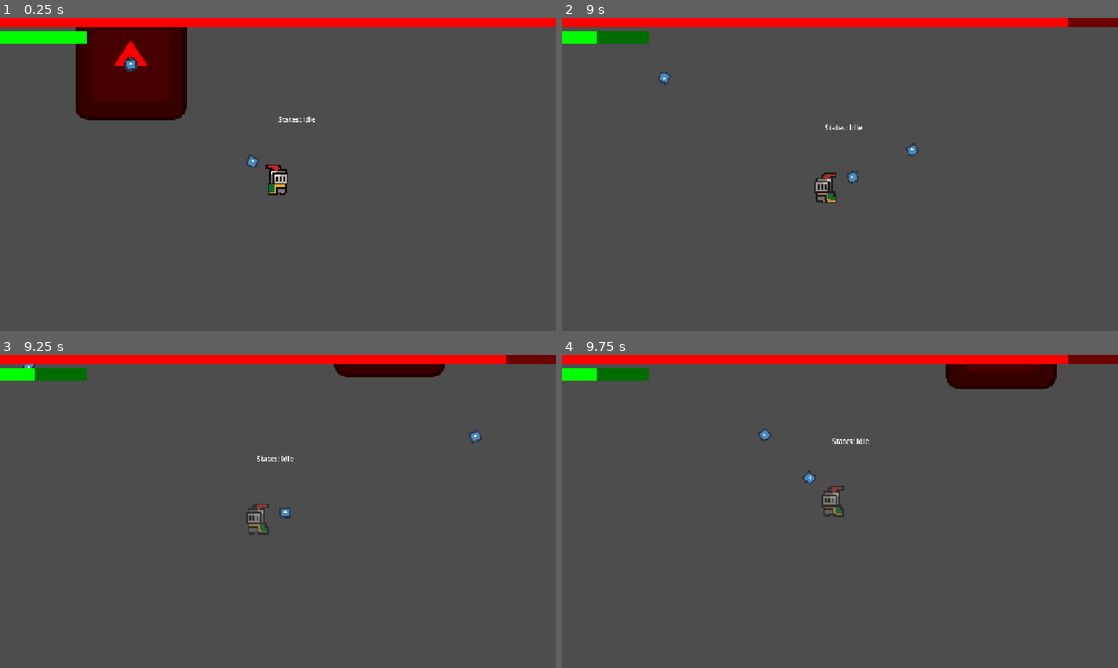
Above: before the commit, frames 1-4 (two rows, left to right).
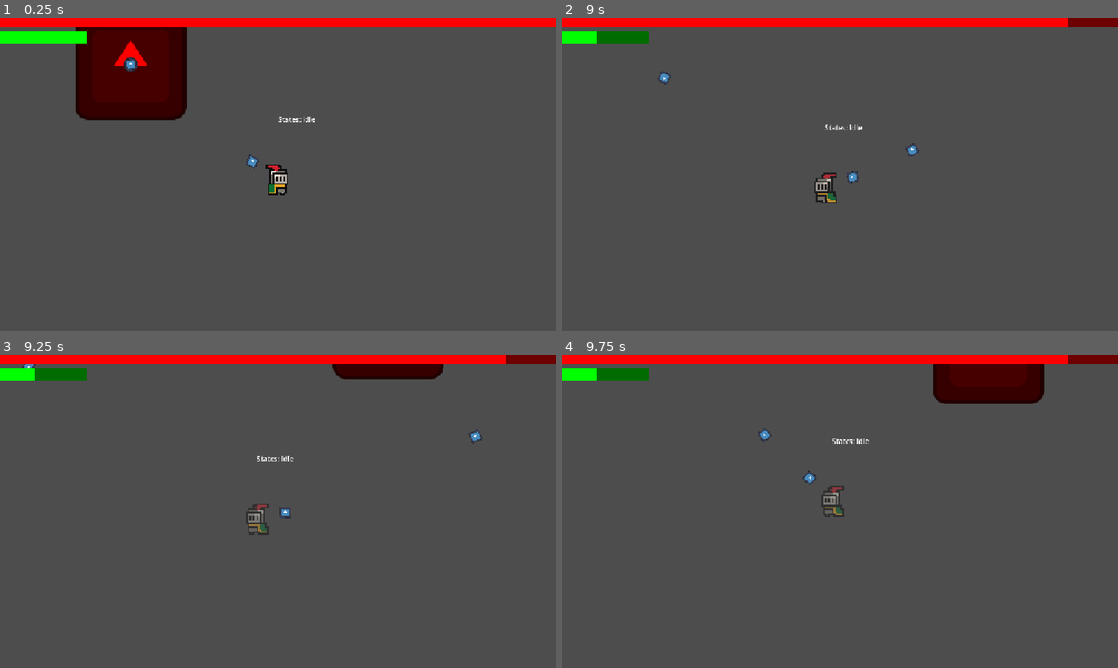
Above: after the commit, the same moments.

Repository: andyhi93/godot-FSM-boss-template
Game: Godot game, scene res://Scenes/Main.tscn
The game is run twice, just before and just after one commit, with the same random seed, the same clock (stepped at 60 frames per second) and the same inputs. The engine's default icon, where the game draws it, is replaced by a stand-in: a white triangle on a blue panel in a dark square.
Inputs (mouse positions are in pixels of both pictures, inside the frame that each line leads up to):
- Up to frame 1 (0.25 s): no input
- Up to frame 2 (9 s): move the mouse to (812, 237) at 0.52 s; press the mouse at (812, 237) at 0.53 s; hold W (move_up) 0.53-2.03 s; move the mouse to (1006, 221) at 1.27 s; release the mouse at (1006, 221) at 1.28 s; click (1006, 221) at 1.35 s; move the mouse to (673, 127) at 2.02 s; press the mouse at (673, 127) at 2.03 s; hold A (move_left) 2.03-3.53 s; move the mouse to (867, 174) at 2.77 s; release the mouse at (867, 174) at 2.78 s; click (867, 174) at 2.85 s; move the mouse to (756, 96) at 3.52 s; press the mouse at (756, 96) at 3.53 s; hold S (move_down) 3.53-4.28 s; move the mouse to (962, 158) at 4.27 s; release the mouse at (962, 158) at 4.28 s; hold D (move_right) 4.28-5.03 s; click (962, 158) at 4.35 s; move the mouse to (728, 190) at 5.02 s; press the mouse at (728, 190) at 5.03 s; hold W (move_up) 5.03-5.78 s; move the mouse to (895, 105) at 5.77 s; release the mouse at (895, 105) at 5.78 s; hold D (move_right) 5.78-8.03 s; click (895, 105) at 5.85 s; move the mouse to (812, 237) at 6.52 s; press the mouse at (812, 237) at 6.53 s; tap Enter at 7.25 s; move the mouse to (1006, 221) at 7.27 s; release the mouse at (1006, 221) at 7.28 s; click (1006, 221) at 7.35 s; move the mouse to (673, 127) at 8.02 s; press the mouse at (673, 127) at 8.03 s; hold S (move_down) 8.03-8.78 s; move the mouse to (867, 174) at 8.77 s; release the mouse at (867, 174) at 8.78 s; hold A (move_left) from 8.78 s (still down); click (867, 174) at 8.85 s
- Up to frame 3 (9.25 s): keep holding A (move_left)
- Up to frame 4 (9.75 s): move the mouse to (756, 433) at 9.52 s; release A (move_left) at 9.53 s; press the mouse at (756, 433) at 9.53 s; hold W (move_up) from 9.53 s (still down)

Frames 1-2 are identical in both runs. In frame 3, 0.1% of the frame differs, in the area x 59-80%, y 2-8%; in frame 4, 1.3%, in the area x 66-89%, y 2-16%.

Commit message:
fix Core Tool ready run bug

Diff:
--- a/Scenes/boss.tscn
+++ b/Scenes/boss.tscn
@@ -67,6 +67,7 @@
 
 [node name="Approach" type="Node2D" parent="States" unique_id=1385450071]
 script = ExtResource("7_6xjeg")
+speed = 100.0
 
 [node name="Flank" type="Node2D" parent="States" unique_id=1292054397]
 script = ExtResource("8_r0blv")
--- a/Scripts/FSM/Core.gd
+++ b/Scripts/FSM/Core.gd
@@ -18,6 +18,9 @@
 var debug_font: Font = ThemeDB.fallback_font
 
 func _ready():
+	if Engine.is_editor_hint():
+		return
+
 	current_hp = max_hp
 	set_up_instances()
 	init_behavior() # 留給子類別 (Boss/Player) 實作
